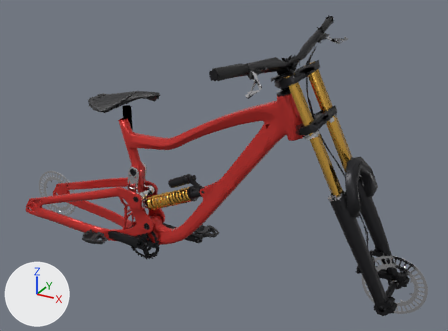
The glTF model godot/assets/dhframe.glb: old version first, new version second.
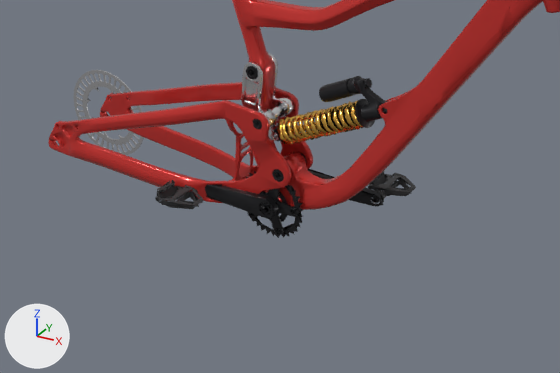
There are two pictures of each version: one whole from a 50 mm lens placed at (1.191, -1.615, 1.481), pointed at (0.276, 0.049, 0.649), one close up on the part from 0% to 66% of the width and 40% to 100% of the height. The lights are fixed; the arrows at lower left show +X, +Y and +Z. The older version's two pictures come first. Where no turn or scale is listed for an object, it has been applied to the vertices. Vertices at exactly the same position are counted once.

Objects in the first close-up: 'crank', 'frame', 'seatstay', 'shock_body', 'shock_spring', 'wheel_rear' and 1 more.
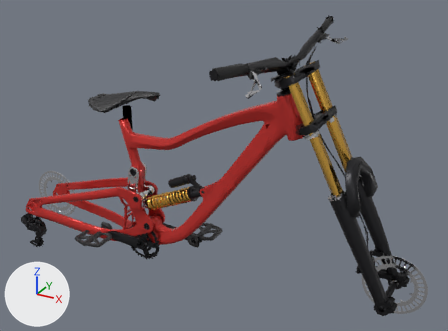
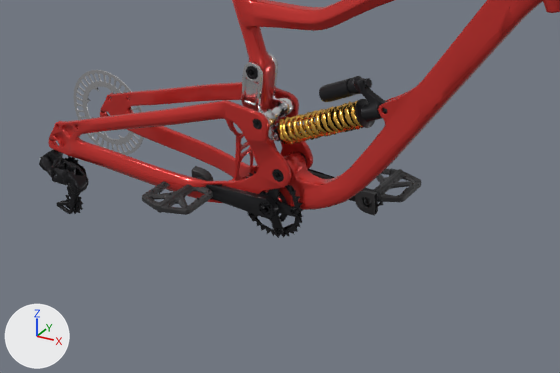
What differs and where, as boxes (x1, y1, x2, y2) in the close-ups (560 x 373 px):
'seatstay', reshaped (9% taller): before (48, 82, 313, 203); after (39, 82, 313, 214)
'crank', reshaped (7% wider): before (155, 169, 416, 238); after (142, 166, 421, 238)
part 1 of me_seatstay, added (black): after (39, 149, 89, 214)
part 2 of me_crank, deleted: before (157, 171, 399, 201)
part 3 of me_crank, built on: before (155, 180, 203, 209); after (142, 166, 213, 215)
part 4 of me_crank, built on: before (368, 172, 416, 202); after (355, 169, 421, 215)

What the commit changed:
me_seatstay is used by ob_seatstay; parent ob_dh; location (-0.504, 0.0, 0.355).
me_seatstay had 6845 vertices, 11888 faces and spanned x -0.02..0.555, y -0.106..0.064, z -0.051..0.18.
me_seatstay now has 28049 vertices, 53849 faces and spans x -0.05..0.555, y -0.126..0.064, z -0.163..0.18.
me_seatstay part 1: 21204 vertices added at x -0.05..0.07, y -0.126..-0.073, z -0.163..-0.021.
me_crank is used by ob_crank; location (0.0, 0.0, 0.33).
me_crank had 1740 vertices, 1457 faces and spanned x -0.206..0.215, y -0.158..0.151, z -0.073..0.073.
me_crank now has 22002 vertices, 41395 faces and spans x -0.228..0.216, y -0.175..0.166, z -0.073..0.073.
me_crank part 2: 35 loose pieces with 167 vertices, spanning x -0.206..0.175, y -0.15..0.143, z -0.01..0.022, are deleted.
me_crank part 3: 1 vertex moved within x -0.167, y -0.063, z -0.003; 245 vertices removed from x -0.205..-0.115, y -0.158..-0.063, z -0.012..0.021; 10634 vertices added at x -0.228..-0.113, y -0.175..-0.042, z -0.02..0.027.
me_crank part 4: 1 vertex moved within x 0.171, y 0.069, z 0.009; 212 vertices removed from x 0.128..0.215, y 0.056..0.151, z -0.012..0.021; 10252 vertices added at x 0.101..0.216, y 0.033..0.166, z -0.02..0.027.
